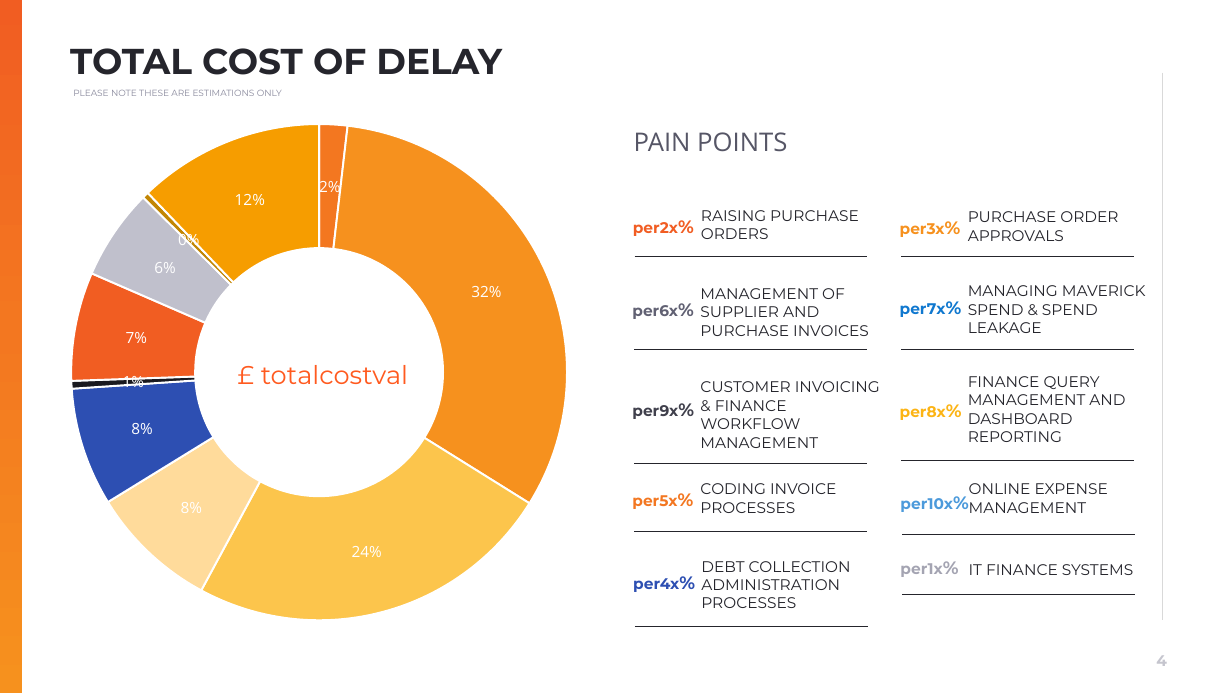
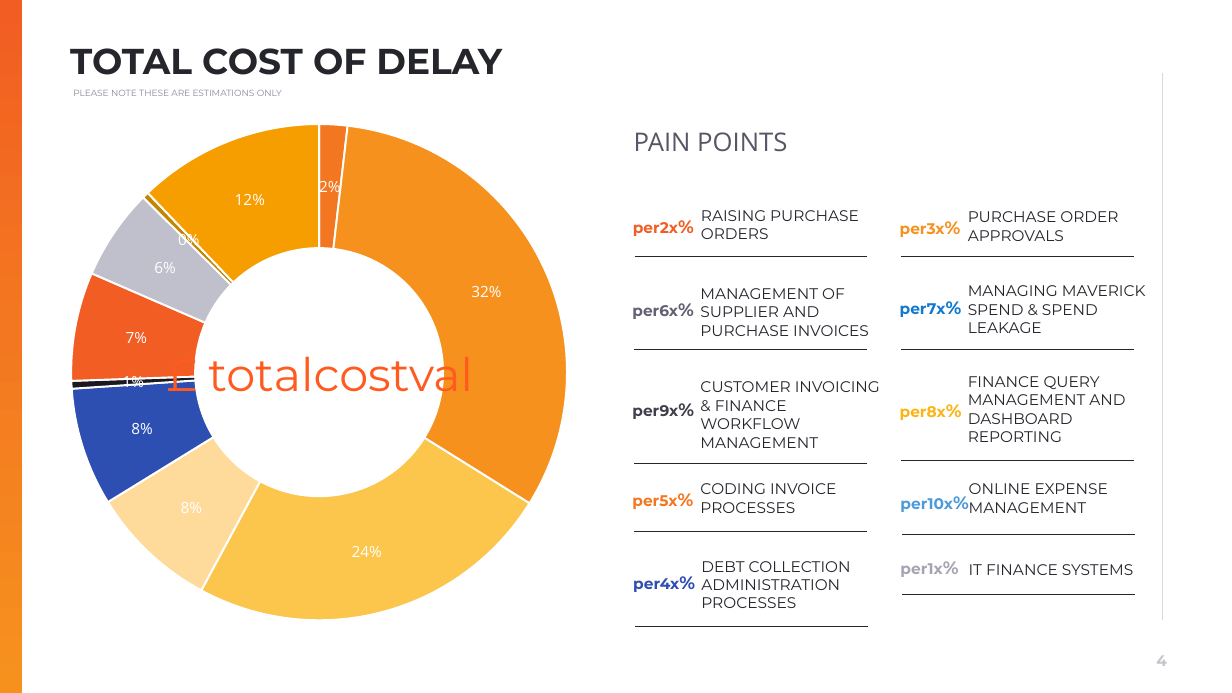
Before and after one commit to muratozdemirpiblo/ppt-api, a slide deck: slide 4 of sales.pptx. Drawn at 1232x693 pixels with LibreOffice and Linux fonts; fonts in the diff are those of the drawing; background and template pictures are left out. Boxes give left, top, right and bottom in pixels: in the first picture for what was removed or moved away, otherwise in the second. Text is boxed around its words. In the diff, an @@ line names an element or a change of style, - is before the commit and + after.

```diff
--- a/sales.pptx
+++ b/sales.pptx
@@ text "£ totalcostval" moved from (x1=261, y1=365, x2=408, y2=384) to (x1=208, y1=347, x2=473, y2=403) @@
@@ text "£ totalcostval" at (x1=208, y1=347, x2=473, y2=403): size 20 to 36 pt @@
```
Also in this commit, not shown: 1 other file.
